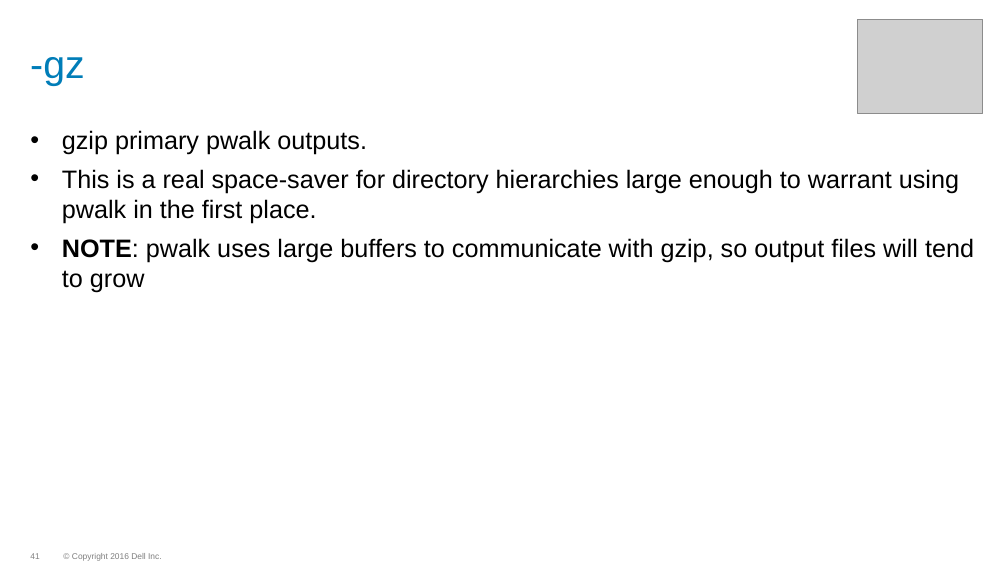
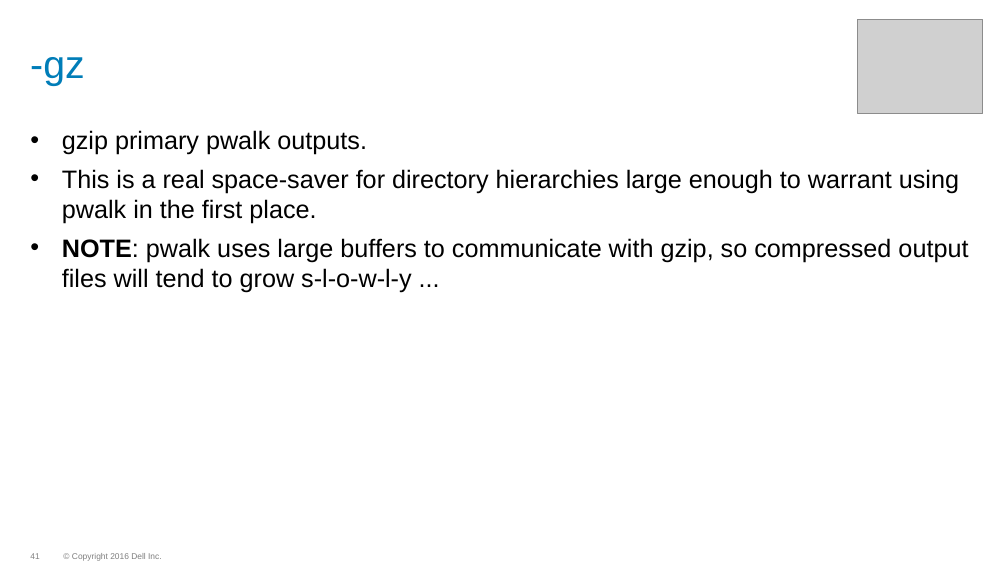
Before and after one commit to WhizBob/pwalk, a slide deck: slide 41 of doc/pwalk_slides.pptx. Drawn at 1008x567 pixels with LibreOffice and Linux fonts; fonts in the diff are those of the drawing; grey boxes stand for pictures; background and template pictures are left out. Boxes give left, top, right and bottom in pixels: in the first picture for what was removed or moved away, otherwise in the second. Text is boxed around its words. In the diff, an @@ line names an element or a change of style, - is before the commit and + after.

```diff
--- a/doc/pwalk_slides.pptx
+++ b/doc/pwalk_slides.pptx
@@ text at <box>62,238,968,293</box>: text changed @@
-• NOTE: pwalk uses large buffers to communicate with gzip, so output files will tend to grow
+• NOTE: pwalk uses large buffers to communicate with gzip, so compressed output files will tend to grow s-l-o-w-l-y ...
```
Also in this commit, not shown: 6 other slides changed.
